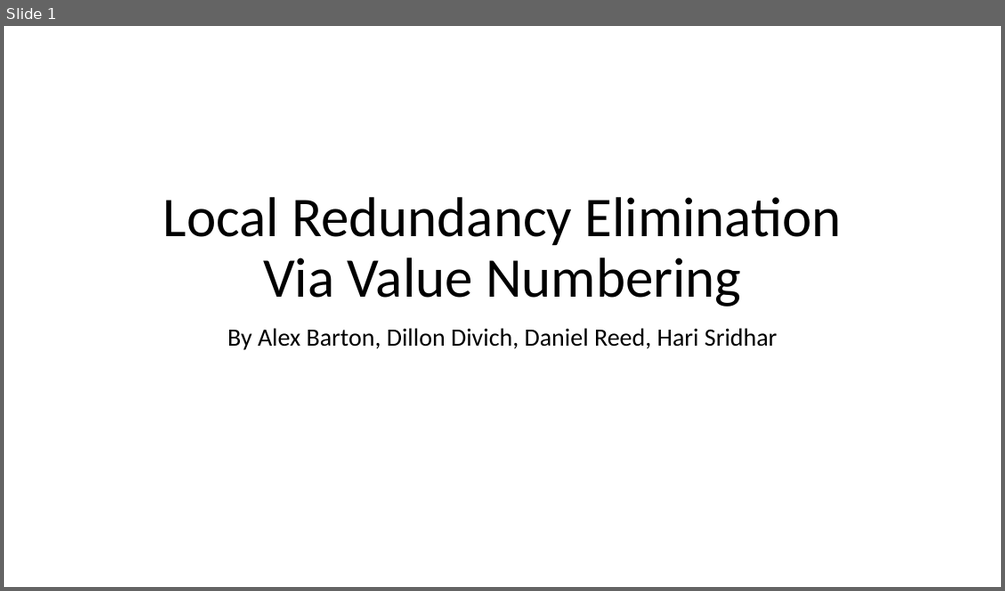
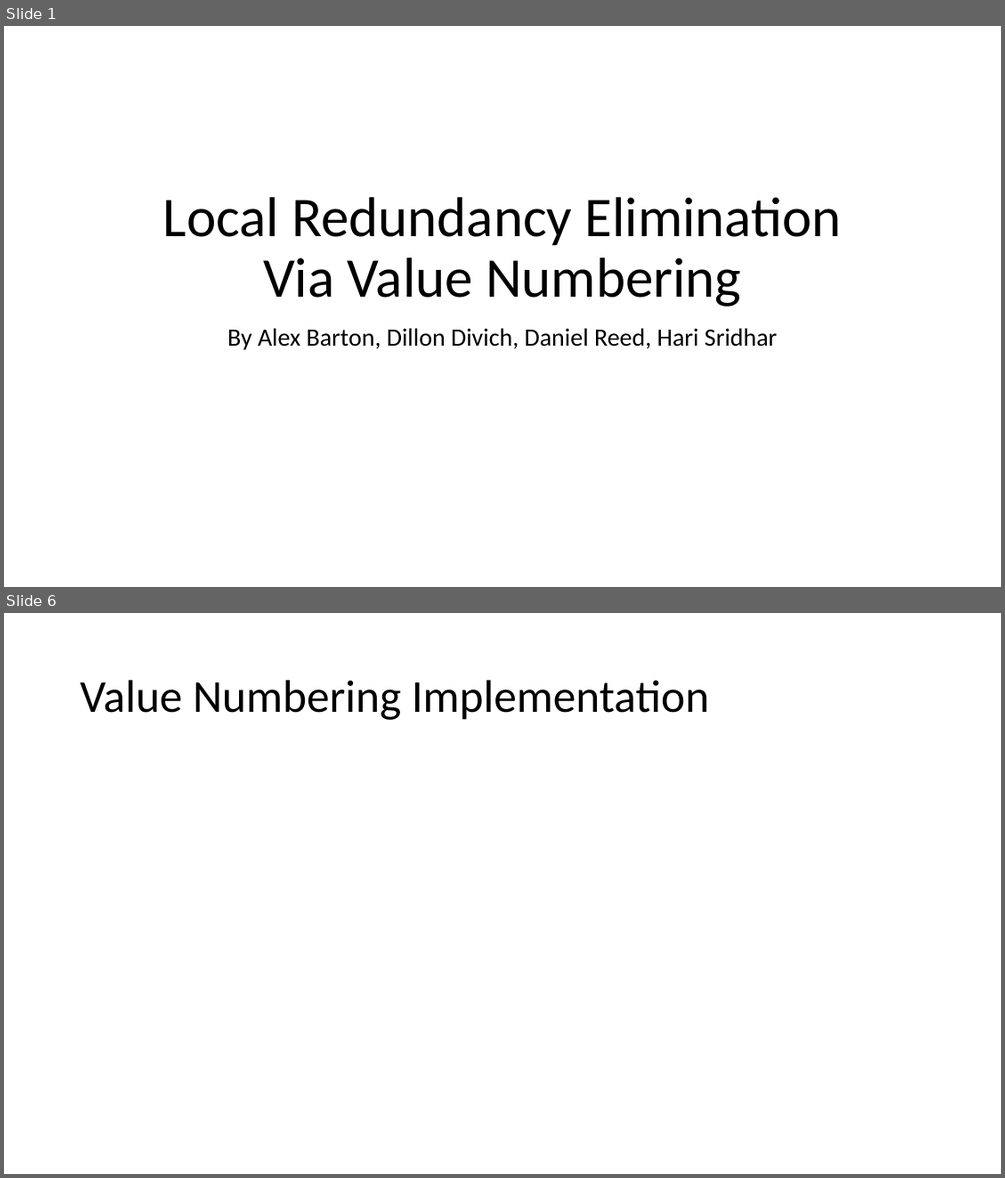
Before and after one commit to dreed4/cs4100-Compiler_Design-Proj4, a slide deck: Compiler Project 4 presentation.pptx. Shown one above the other, each under a label of ours: slide 1 before the commit, slides 1 and 6 after it; the slides between them are not shown. The pictures are 1005x591 and 1005x1178 pixels, drawn with LibreOffice and Linux fonts; fonts in the diff are those of the drawing. Boxes give left, top, right and bottom in pixels: in the first picture for what was removed or moved away, otherwise in the second. Text is boxed around its words. In the diff, an @@ line names an element or a change of style, - is before the commit and + after.

```diff
--- a/Compiler Project 4 presentation.pptx
+++ b/Compiler Project 4 presentation.pptx
@@ slide 6 added at <box>4,613,1001,1174</box>, background #FFFFFF @@
@@ title added at <box>80,680,709,720</box>, 44 pt, text #000000 @@
+Value Numbering Implementation
```
Also in this commit, not shown: 1 slide changed, 7 other slides added.
